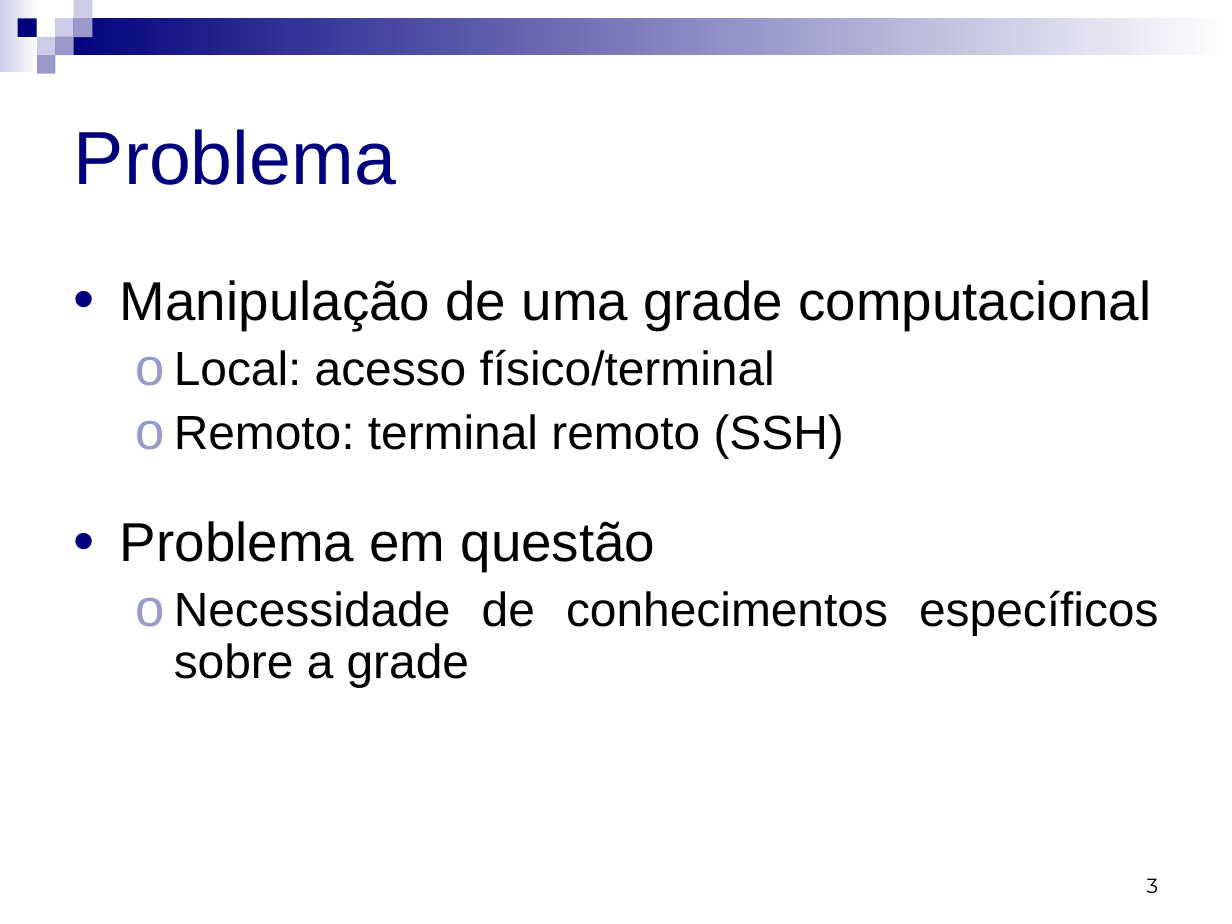
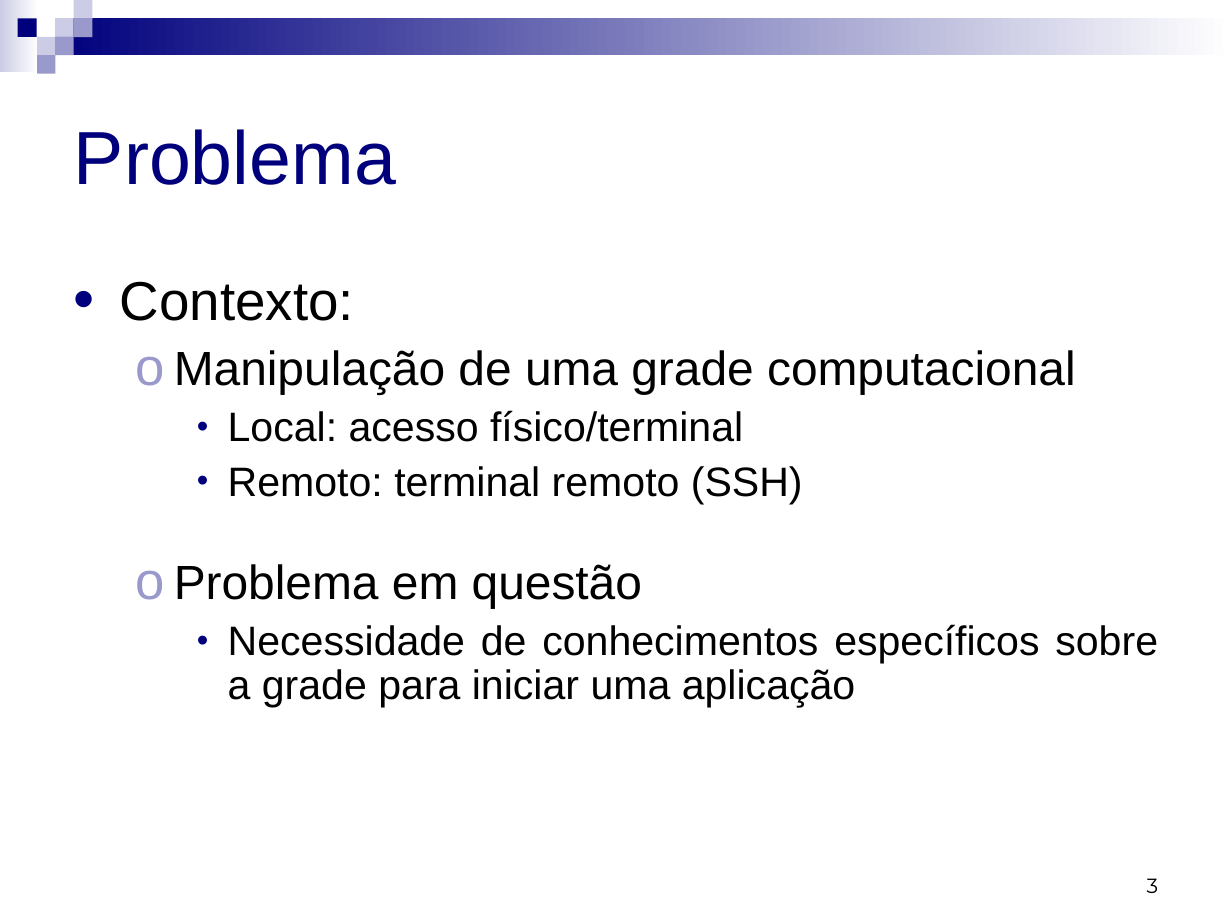
Before and after one commit to micheldavid/tcc-michel, a slide deck: slide 3 of Apresentação/Michel David da Costa - Apresentação.ppt. Drawn at 1232x924 pixels with LibreOffice and Linux fonts; fonts in the diff are those of the drawing. Boxes give left, top, right and bottom in pixels: in the first picture for what was removed or moved away, otherwise in the second. Text is boxed around its words. In the diff, an @@ line names an element or a change of style, - is before the commit and + after.

```diff
--- a/Apresentação/Michel David da Costa - Apresentação.ppt
+++ b/Apresentação/Michel David da Costa - Apresentação.ppt
@@ text at (120,281,354,321): paragraph added @@
+• Contexto:
@@ text at (174,350,1076,608): size 32 to 28 pt in "Manipulação de uma grade computacional", "Problema em questão"; size 28 to 24 pt in "Local: acesso físico/terminal", "Remoto: terminal remoto (SSH)"; bullet • to ο; list level 1 to 2 in "Manipulação de uma grade computacional"; bullet colour #00007D to #9999CC; bullet ο to •; list level 2 to 3 in "Local: acesso físico/terminal"; bullet colour #9999CC to #00007D; list level 2 to 3 in "Remoto: terminal remoto (SSH)"; list level 1 to 2 in "Problema em questão" @@
@@ text at (228,624,1158,708): text changed; size 28 to 24 pt @@
-  ο Necessidade de conhecimentos específicos sobre a grade
+    • Necessidade de conhecimentos específicos sobre a grade para iniciar uma aplicação
```
Also in this commit, not shown: 8 other slides changed, 3 slides added.
